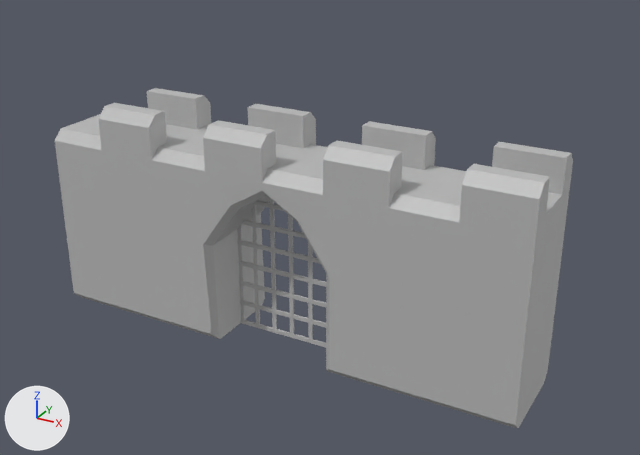
The FBX model Sunder Siege/Assets/Meshes/Problems/Gate_Wall.fbx, before and after one commit.
Rendered twice from a 50 mm camera at (4.05, -6.8, 4.69) aimed at (0.29, 0.05, 1.27). Every picture has the same lights, and +X, +Y and +Z are marked at lower left.
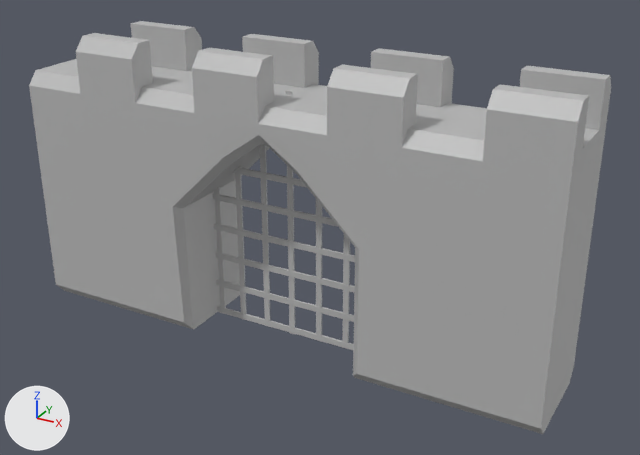
Where the change shows, as pixel boxes (x1, y1, x2, y2) in the pictures (640 x 455 px; the box of a moved part takes in the faces that stretch with it):
'Gate_Wall', reshaped, moved, rescaled (12% wider, 21% taller): before (55, 88, 573, 429); after (29, 21, 611, 434)
'pCube5', moved, rescaled: before (269, 198, 277, 329); after (260, 146, 271, 327)
'pCube11', moved, rescaled: before (238, 261, 326, 287); after (214, 223, 355, 262)
'Gate_Horizontal', moved, rescaled: before (239, 281, 326, 308); after (215, 252, 355, 293)
'pCube9', moved, rescaled: before (240, 300, 326, 328); after (216, 279, 354, 322)
'pCube8', moved, rescaled: before (241, 320, 326, 348); after (217, 306, 354, 350)
'pCube12', moved, rescaled (51% wider, 40% taller): before (238, 240, 321, 264); after (212, 193, 338, 227)
'pCube6', moved, rescaled: before (252, 205, 260, 324); after (235, 165, 247, 320)
'pCube3', moved, rescaled: before (308, 242, 313, 344); after (316, 199, 322, 336)
'pCube4', moved, rescaled: before (288, 215, 294, 339); after (286, 90, 295, 334)
'pCube7', moved, rescaled: before (237, 224, 245, 320); after (214, 186, 226, 314)
'pCube13', moved, rescaled: before (241, 220, 306, 238); after (232, 168, 307, 188)
'Gate_Vertical', moved, rescaled (not visible before): after (342, 234, 350, 348)
'pCube14', moved, rescaled (not visible afterwards): before (255, 200, 284, 211)
part 1 of me_mesh, cut back: before (297, 195, 389, 389); after (298, 135, 402, 390)
part 2 of me_mesh, moved or reshaped: before (152, 161, 269, 339); after (135, 103, 269, 329)

What changed in the scene script:
```text
Change me_mesh:
    where me_mesh.from_pydata(...)  # 181 vertices, 315 faces; spans x -250.0..250.0, y -114.0..114.0, z -50.0..50.0
    used by ob_gate_wall; location = (-0.006, 0.0, 1.141); rotation_euler = (1.571, 0.0, 0.0), in degrees (90, 0, 0); scale = (0.01, 0.01, 0.01)
    verts and faces of me_mesh; kept vertices keep their numbers, new ones are numbered from 181
    before: 4 (62.0, -114.0, -25.0), 22 (62.0, -114.0, 25.0), 43 (125.0, 72.0, 50.0) at pixel (388, 208), 59 (62.0, 72.0, 50.0) at pixel (322, 194), 126 (125.0, -104.0, 50.0) at pixel (382, 385)
    before: 129 (62.0, -114.0, 40.0) at pixel (327, 371), 138 (62.0, -114.0, -40.0), 152 (62.0, 59.0, 50.0) at pixel (322, 208), 159 (62.0, -107.0, -47.0), 160 (69.0, -3.0, -50.0)
    before: 161 (62.0, -5.0, -43.0), 162 (62.0, -111.0, 43.0) at pixel (326, 370), 163 (69.0, -104.0, 50.0) at pixel (329, 369), 164 (62.0, -7.0, 43.0) at pixel (326, 273), 165 (69.0, -5.0, 50.0) at pixel (329, 275)
    before: 5 (-62.0, -114.0, -25.0) at pixel (254, 311), 21 (-62.0, -114.0, 25.0) at pixel (228, 332), 124 (-62.0, -114.0, 40.0) at pixel (220, 339), 139 (-62.0, -114.0, -40.0), 153 (-66.0, -95.0, 50.0) at pixel (211, 326)
    before: 154 (-67.0, -104.0, 50.0) at pixel (210, 333), 155 (-67.0, -105.0, 49.0) at pixel (210, 334), 156 (-62.0, -113.0, 41.0) at pixel (219, 338), 157 (-69.0, -5.0, 50.0) at pixel (203, 244), 158 (-62.0, -7.0, 43.0) at pixel (213, 245)
    before: 166 (-63.0, -107.0, -47.0) at pixel (264, 298), 167 (-69.0, -3.0, -50.0), 168 (-62.0, -5.0, -43.0) at pixel (260, 213)
    me_mesh part 1
    add delete_faces([(43, 59, 126), (59, 152, 165, 126)])
    add for i in [4, 22, 129, 138, *range(159, 166)]: verts[i] += (23.0, 0.0, 0.0)
    add faces += [(43, 59, 152, 165, 126)]
    me_mesh part 2
    add for i in [5, 21, 124, 139, 156, 157, 158]: verts[i] += (-24.0, 0.0, 0.0)
    add verts[153] = (-89.0, -95.0, 50.0)  # moved, pixel (183, 313)
    add verts[166] = (-86.0, -107.0, -47.0)  # moved
    add verts[154] = (-89.0, -104.0, 50.0)  # moved, pixel (184, 322)
    add verts[155] = (-89.0, -105.0, 49.0)  # moved, pixel (184, 323)
    add verts[167] = (-88.0, -3.0, -50.0)  # moved
    add verts[168] = (-82.0, -5.0, -43.0)  # moved, pixel (240, 176)
Change ob_gate_wall:
    ob_gate_wall.location: (-0.006, 0.0, 1.141) -> (0.0, 0.0, 1.504)
    ob_gate_wall.scale: (0.01, 0.01, 0.01) -> (0.0109, 0.0128, 0.0109)
Change ob_gate_horizontal:
    ob_gate_horizontal.location: (0.284, -66.81, 0.34) -> (0.284, -60.79, 0.34)
    ob_gate_horizontal.scale: (1.34, 0.0426, 0.0225) -> (1.76, 0.0469, 0.0225)
```
